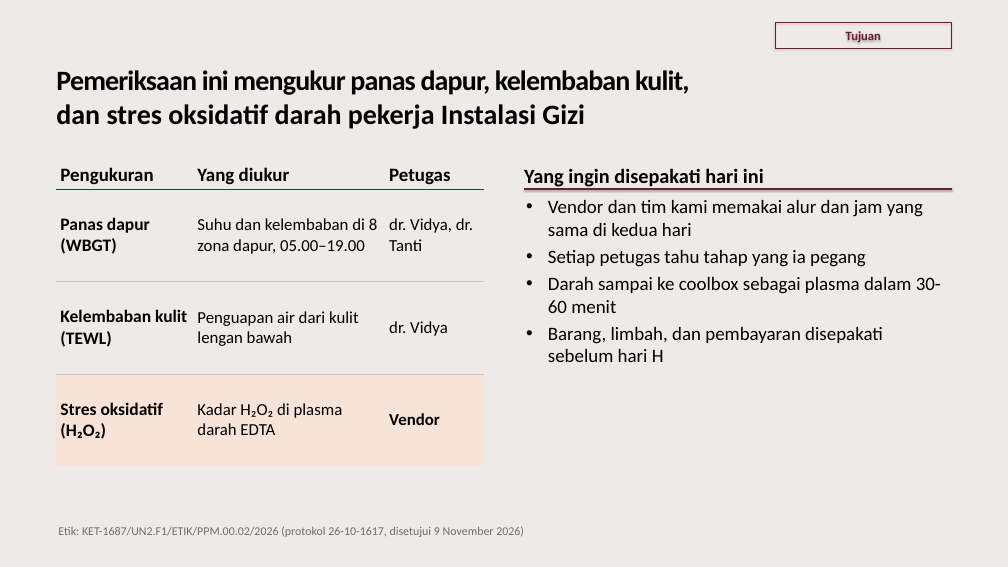
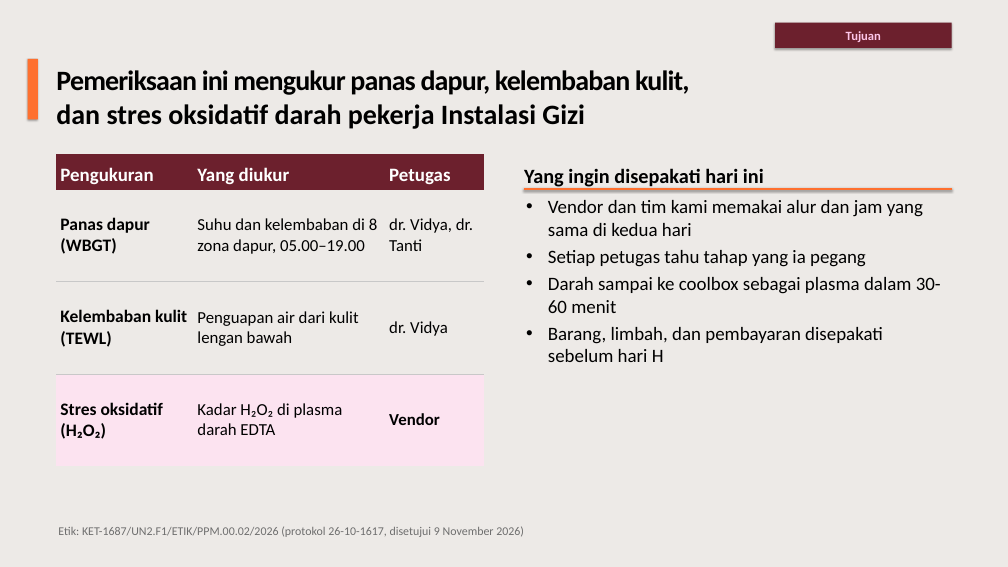
Before and after one commit to myrinne/ClaudeCode-Output, a slide deck: slide 3 of Techmeet Vendor Tesis/Techmeet Vendor - Hari H.pptx. Drawn at 1008x567 pixels with LibreOffice and Linux fonts; fonts in the diff are those of the drawing. Boxes give left, top, right and bottom in pixels: in the first picture for what was removed or moved away, otherwise in the second. Text is boxed around its words. In the diff, an @@ line names an element or a change of style, - is before the commit and + after.

```diff
--- a/Techmeet Vendor Tesis/Techmeet Vendor - Hari H.pptx
+++ b/Techmeet Vendor Tesis/Techmeet Vendor - Hari H.pptx
@@ rectangle "Tujuan" at (x1=775, y1=23, x2=952, y2=48): text colour #6C202D to #FDC6E9; fill none to #6C202D; outline #6C202D 0.75 pt to none @@
@@ rectangle added at (x1=28, y1=59, x2=38, y2=119), fill #FE702F @@
@@ table at (x1=56, y1=154, x2=484, y2=466) @@
@@ fill none to #6C202D in row 1 @@
@@ fill #F7E3D8 to #FCE3F0 in row 4 @@
@@ text colour #000000 to #FFFFFF in "Pengukuran", "Yang diukur", "Petugas" @@
@@ line (524, 189) - (952, 189): stroke #6C202D 1.5 pt to #FE702F 3 pt @@
```
Also in this commit, not shown: 9 other slides changed, 1 other file.
